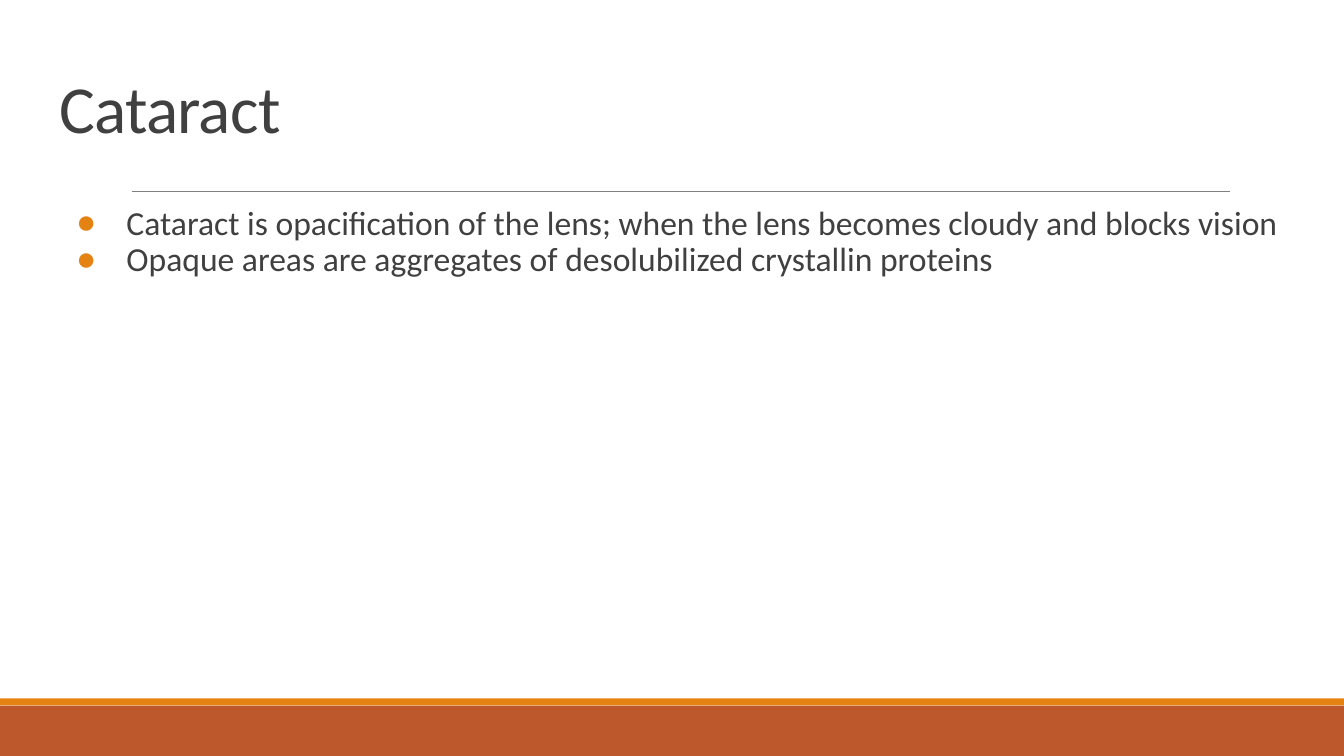
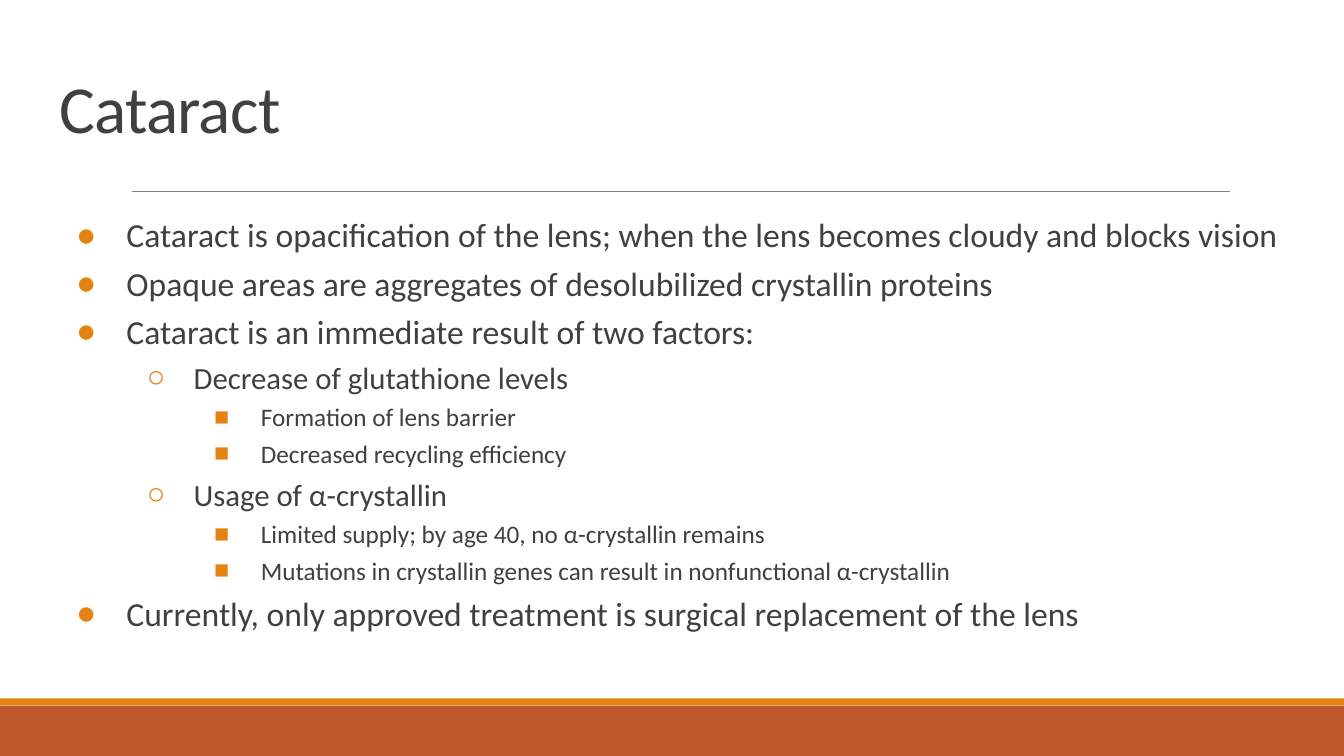
Before and after one commit to dyaom/REHS-2019, a slide deck: slide 5 of Cataract.pptx. Drawn at 1344x756 pixels with LibreOffice and Linux fonts; fonts in the diff are those of the drawing. Boxes give left, top, right and bottom in pixels: in the first picture for what was removed or moved away, otherwise in the second. Text is boxed around its words. In the diff, an @@ line names an element or a change of style, - is before the commit and + after.

```diff
--- a/Cataract.pptx
+++ b/Cataract.pptx
@@ text at (x1=126, y1=223, x2=1277, y2=302): alignment left to justified; line spacing 0.9 to 1.2 @@
@@ text at (x1=126, y1=320, x2=1078, y2=632): paragraphs added @@
+● Cataract is an immediate result of two factors:
+  ○ Decrease of glutathione levels
+    ■ Formation of lens barrier
+    ■ Decreased recycling efficiency
+  ○ Usage of α-crystallin
+    ■ Limited supply; by age 40, no α-crystallin remains
+    ■ Mutations in crystallin genes can result in nonfunctional α-crystallin
+● Currently, only approved treatment is surgical replacement of the lens
```
Also in this commit, not shown: 2 other files.
